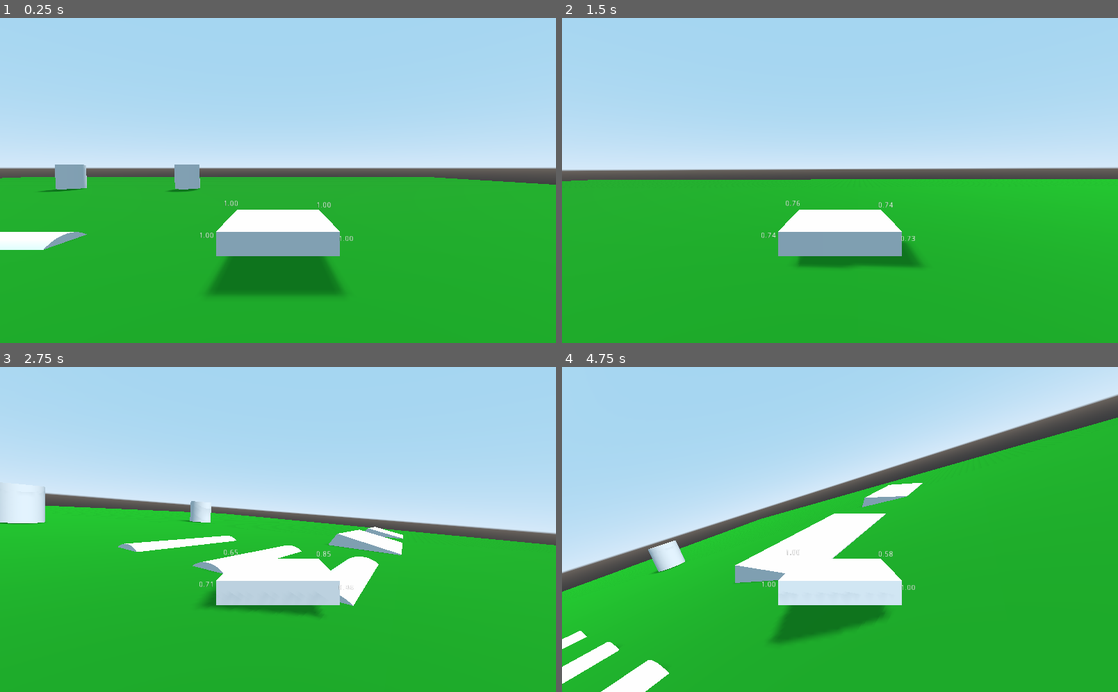
Above: before the commit, frames 1-4 (two rows, left to right).
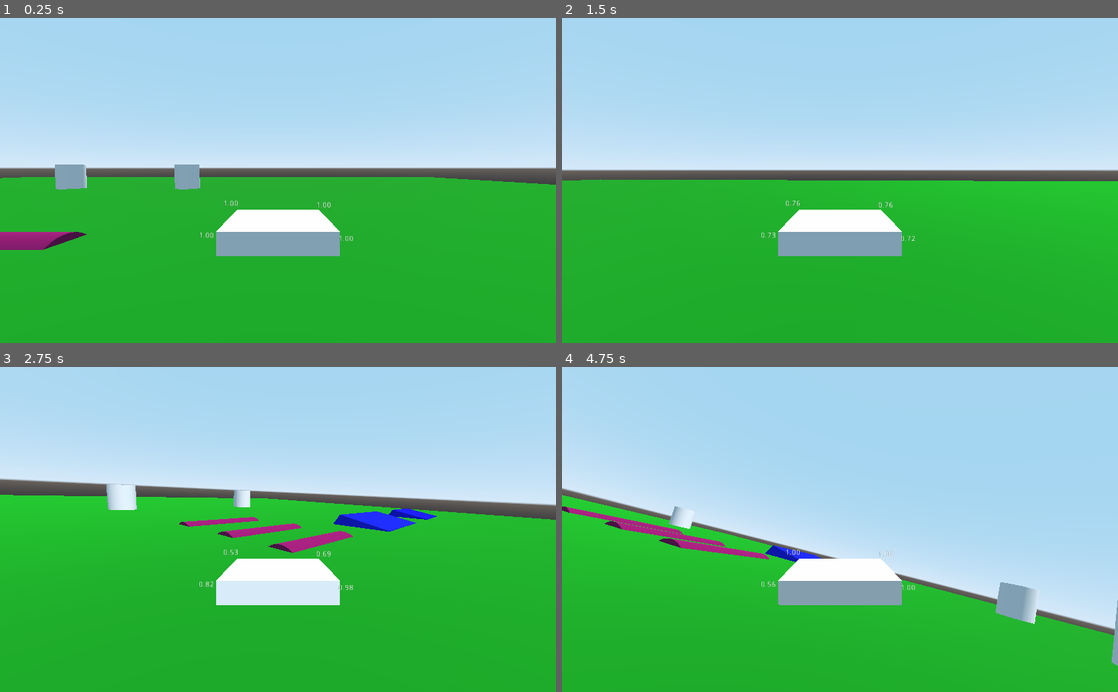
Above: after the commit, the same moments.

Repository: kirca/godot_vehicle_arcade
Game: Godot game, scene res://TestStage.tscn
The game is run twice, just before and just after one commit, with the same random seed, the same clock (stepped at 60 frames per second) and the same inputs.
Inputs:
- Up to frame 1 (0.25 s): no input
- Up to frame 2 (1.5 s): hold Right (ui_right) 0.53-1.28 s; tap Space (ui_select) at 0.77 s; hold Down (ui_down) from 1.28 s (still down)
- Up to frame 3 (2.75 s): tap Space (ui_select) at 1.52 s; release Down (ui_down) at 2.03 s; hold Right (ui_right) from 2.03 s (still down)
- Up to frame 4 (4.75 s): release Right (ui_right) at 2.78 s; hold Up (ui_up) 2.78-3.53 s; tap Space (ui_select) at 3.02, 3.77, 4.52 s; hold Left (ui_left) from 3.53 s (still down)

The runs differ from the first frame. In frame 1, 3.3% of the frame differs, in the area x 0-62%, y 52-86%; in frame 2, 1.7%; in frame 3, 15%; in frame 4, 45%, in the area x 0-100%, y 0-100%.

Commit message:
Add tire grip when turning

Diff:
--- a/ArcadeVehicle.gd
+++ b/ArcadeVehicle.gd
@@ -1,4 +1,6 @@
 extends RigidBody
+
+const GRIP := 50
 
 
 func _physics_process(delta):
@@ -15,3 +17,13 @@
 		add_torque(Vector3(0, -4, 0) * mass)
 	if Input.is_action_pressed("ui_select"):
 		add_central_force(Vector3(0, 30, 0) * mass)
+	var speed = linear_velocity.length()
+	if speed > 1:
+		var side_dir = position_node.basis[0].normalized()
+		var steer_angle = rad2deg(acos(side_dir.dot(linear_velocity.normalized())))
+		var force = Vector3(0, 0, 0)
+		if steer_angle < 90:
+			force = side_dir * -speed * GRIP
+		elif steer_angle > 90:
+			force = side_dir * speed * GRIP
+		add_central_force(force)
--- a/TestStage.tscn
+++ b/TestStage.tscn
@@ -13,9 +13,18 @@
 
 [sub_resource type="CylinderShape" id=5]
 
-[sub_resource type="CubeMesh" id=6]
+[sub_resource type="SpatialMaterial" id=6]
+albedo_color = Color( 0.564706, 0.027451, 0.368627, 1 )
 
-[sub_resource type="BoxShape" id=7]
+[sub_resource type="CubeMesh" id=7]
+
+[sub_resource type="SpatialMaterial" id=8]
+albedo_color = Color( 0.027451, 0.0862745, 0.937255, 1 )
+
+[sub_resource type="BoxShape" id=9]
+
+[sub_resource type="SpatialMaterial" id=10]
+albedo_color = Color( 0.0117647, 0.00392157, 0.945098, 1 )
 
 [node name="Spatial" type="Spatial"]
 
@@ -31,7 +40,6 @@
 
 [node name="DirectionalLight" type="DirectionalLight" parent="."]
 transform = Transform( 1, 0, 0, 0, 0.553377, 0.832931, 0, -0.832931, 0.553377, 0, 8.38244, 0 )
-shadow_enabled = true
 
 [node name="ArcadeVehicle" parent="." instance=ExtResource( 1 )]
 transform = Transform( 1, 0, 0, 0, 1, 0, 0, 0, 1, -9.72097, 0.844227, 0 )
@@ -84,7 +92,7 @@
 
 [node name="MeshInstance" type="MeshInstance" parent="Obstacle5"]
 mesh = SubResource( 4 )
-material/0 = null
+material/0 = SubResource( 6 )
 
 [node name="CollisionShape" type="CollisionShape" parent="Obstacle5"]
 shape = SubResource( 5 )
@@ -94,7 +102,7 @@
 
 [node name="MeshInstance" type="MeshInstance" parent="Obstacle6"]
 mesh = SubResource( 4 )
-material/0 = null
+material/0 = SubResource( 6 )
 
 [node name="CollisionShape" type="CollisionShape" parent="Obstacle6"]
 shape = SubResource( 5 )
@@ -104,7 +112,7 @@
 
 [node name="MeshInstance" type="MeshInstance" parent="Obstacle7"]
 mesh = SubResource( 4 )
-material/0 = null
+material/0 = SubResource( 6 )
 
 [node name="CollisionShape" type="CollisionShape" parent="Obstacle7"]
 shape = SubResource( 5 )
@@ -113,18 +121,18 @@
 transform = Transform( 3.74523, 0, 0, 0, 0.939693, -0.34202, 0, 0.611306, 1.67955, 7.9464, -0.550684, 0 )
 
 [node name="MeshInstance" type="MeshInstance" parent="Ramp"]
-mesh = SubResource( 6 )
-material/0 = null
+mesh = SubResource( 7 )
+material/0 = SubResource( 8 )
 
 [node name="CollisionShape" type="CollisionShape" parent="Ramp"]
-shape = SubResource( 7 )
+shape = SubResource( 9 )
 
 [node name="Ramp2" type="StaticBody" parent="."]
 transform = Transform( 3.41095, 0, 0, 0, 0.939693, -0.34202, 0, 0.611306, 1.67955, 20.2052, -0.550684, 0 )
 
 [node name="MeshInstance" type="MeshInstance" parent="Ramp2"]
-mesh = SubResource( 6 )
-material/0 = null
+mesh = SubResource( 7 )
+material/0 = SubResource( 10 )
 
 [node name="CollisionShape" type="CollisionShape" parent="Ramp2"]
-shape = SubResource( 7 )
+shape = SubResource( 9 )
Not shown: 1 places in TestStage.tscn that only renumber resources
